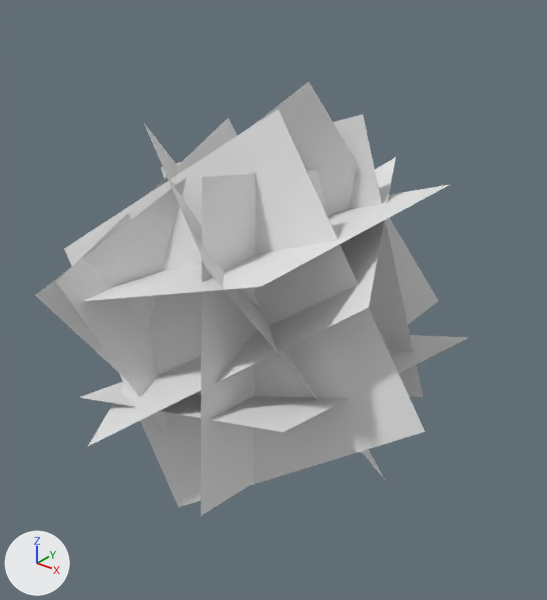
An edit to the OBJ model assets/mcme/models/block/apple_leaves.obj, drawn before and after from the same camera.
Both versions are drawn from a 50 mm lens placed at (2.79, -3.31, 2.2), pointed at (0.55, -0.51, 0.46). Lighting does not change. The marker at lower left points along +X, +Y and +Z. Where no turn or scale is listed for an object, it has been applied to the vertices. Vertices at the same position are counted once.

Objects in the first picture: 'bottom', 'east', 'east.001', 'north', 'south', 'south.001', 'top', 'west', 'west.001'.
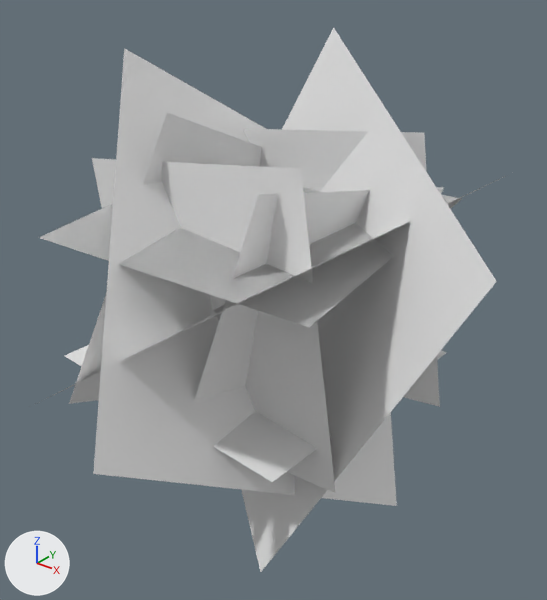
Boxes (x1, y1, x2, y2) around the edits, measured in the pictures (547 x 600 px):
'bottom', reshaped: before (64, 109, 425, 507); after (65, 345, 447, 482)
'diagonal_1', added: after (93, 48, 397, 506)
'diagonal_2', added: after (242, 28, 497, 572)
'west', reshaped: before (201, 170, 328, 516); after (92, 158, 336, 493)
'top', reshaped: before (161, 114, 423, 397); after (39, 187, 462, 327)
'south.001', deleted: before (35, 82, 438, 380)
'south', reshaped: before (80, 335, 469, 432); after (195, 187, 444, 400)
'east', reshaped: before (56, 118, 237, 439); after (243, 129, 440, 407)
'north', reshaped: before (67, 185, 449, 303); after (69, 113, 261, 404)
'east.001', reshaped: before (88, 157, 396, 446); after (48, 175, 507, 398)
'top.001', added: after (41, 187, 460, 327)
'west.001', deleted: before (144, 123, 384, 478)

What changed in the scene script:
```text
Change me_bottom:
    where me_bottom.from_pydata(...)  # 4 vertices, 1 face; spans x -0.44..1.64, y -1.18..-0.74, z -0.53..1.52
    me_bottom part 1
    me_bottom.vertices[0].co: (0.76, -0.74, 1.52) -> (-0.33, -1.23, 0.13)  # pixel (278, 108) -> pixel (63, 355)
    me_bottom.vertices[1].co: (1.64, -0.86, 0.31) -> (1.17, -1.29, 0.07)  # pixel (425, 431) -> pixel (272, 482)
    me_bottom.vertices[2].co: (0.44, -1.18, -0.53) -> (1.23, 0.21, 0.06)  # pixel (178, 507) -> pixel (447, 352)
    me_bottom.vertices[3].co: (-0.44, -1.06, 0.68) -> (-0.27, 0.27, 0.12)  # pixel (64, 248) -> not seen
Change me_east:
    where me_east.from_pydata(...)  # 4 vertices, 1 face; spans x -0.14..0.48, y -1.48..0.44, z -0.58..1.25
    verts and faces of me_east; kept vertices keep their numbers, new ones are numbered from 4
    me_east part 3
    add delete_vertices([*range(0, 4)])  # with the faces that use them
    add verts[4] = (1.14, -0.13, 1.36)  # pixel (424, 132)
    add verts[5] = (-0.35, -0.15, 1.17)
    add verts[6] = (-0.16, -0.05, -0.31)
    add verts[7] = (1.33, -0.04, -0.12)  # pixel (439, 406)
    add faces += [(4, 7, 6, 5)]
Change me_east_001:
    where me_east_001.from_pydata(...)  # 4 vertices, 1 face; spans x -0.55..1.41, y -1.51..0.44, z -0.06..1.04
    verts and faces of me_east_001; kept vertices keep their numbers, new ones are numbered from 4
    me_east_001 part 2
    add delete_vertices([*range(0, 4)])  # with the faces that use them
    add verts[4] = (-0.5, -1.41, -0.19)
    add verts[5] = (1.19, -1.64, 1.03)  # pixel (214, 314)
    add verts[6] = (1.41, 0.45, 1.11)
    add verts[7] = (-0.28, 0.67, -0.1)
    add faces += [(4, 7, 6, 5)]
Change me_north:
    where me_north.from_pydata(...)  # 4 vertices, 1 face; spans x -0.23..1.19, y -1.38..0.12, z 0.53..1.06
    verts and faces of me_north; kept vertices keep their numbers, new ones are numbered from 4
    me_north part 4
    add delete_vertices([*range(0, 4)])  # with the faces that use them
    add verts[4] = (0.13, 0.51, 0.86)
    add verts[5] = (0.21, -0.87, 1.45)  # pixel (166, 112)
    add verts[6] = (0.01, -1.47, 0.09)  # pixel (68, 403)
    add verts[7] = (-0.07, -0.09, -0.5)
    add faces += [(4, 7, 6, 5)]
Change me_south:
    where me_south.from_pydata(...)  # 4 vertices, 1 face; spans x -0.17..1.37, y -1.33..0.21, z -0.21..0.4
    verts and faces of me_south; kept vertices keep their numbers, new ones are numbered from 4
    me_south part 5
    add delete_vertices([*range(0, 4)])  # with the faces that use them
    add verts[4] = (0.92, -1.07, 1.25)  # pixel (258, 194)
    add verts[5] = (1.02, 0.39, 0.95)  # pixel (444, 187)
    add verts[6] = (0.68, 0.11, -0.49)
    add verts[7] = (0.58, -1.35, -0.18)  # pixel (169, 481)
    add faces += [(4, 7, 6, 5)]
Change me_top:
    where me_top.from_pydata(...)  # 4 vertices, 1 face; spans x -0.63..1.29, y -0.22..-0.09, z -0.52..1.39
    verts and faces of me_top; kept vertices keep their numbers, new ones are numbered from 4
    me_top part 6
    add delete_vertices([*range(0, 4)])  # with the faces that use them
    add verts[4] = (-0.29, 0.11, 1.0)
    add verts[5] = (1.2, 0.23, 0.96)  # pixel (462, 198)
    add verts[6] = (1.32, -1.26, 0.86)  # pixel (309, 327)
    add verts[7] = (-0.17, -1.38, 0.9)  # pixel (38, 237)
    add faces += [(4, 7, 6, 5)]
Change me_west:
    where me_west.from_pydata(...)  # 4 vertices, 1 face; spans x 0.62..0.89, y -1.45..0.3, z -0.45..1.31
    verts and faces of me_west; kept vertices keep their numbers, new ones are numbered from 4
    me_west part 7
    add delete_vertices([*range(0, 4)])  # with the faces that use them
    add verts[4] = (-0.18, -0.85, -0.36)
    add verts[5] = (-0.42, -0.83, 1.12)  # pixel (91, 158)
    add verts[6] = (1.05, -0.97, 1.36)  # pixel (300, 168)
    add verts[7] = (1.29, -0.98, -0.12)  # pixel (335, 493)
    add faces += [(4, 7, 6, 5)]
Add me_top_001:
    me_top_001.from_pydata([(-0.29, 0.11, 1.0), (1.2, 0.23, 0.96), (1.32, -1.26, 0.86), (-0.17, -1.38, 0.9)], [], [(0, 1, 2, 3)])
    me_top_001.materials.append(mat_m_ac3d92fe_f5b1_a3a3_7d87_db428bb26680)  # its picture is missing
Add me_diagonal_2:
    me_diagonal_2.from_pydata([(0.27, 0.37, 1.72), (1.85, -0.84, 1.06), (0.9, -1.06, -0.8), (-0.68, 0.15, -0.13)], [], [(2, 1, 0, 3)])
    me_diagonal_2.materials.append(mat_m_ac3d92fe_f5b1_a3a3_7d87_db428bb26680)  # its picture is missing
Add me_diagonal_1:
    me_diagonal_1.from_pydata([(-0.19, -0.75, 1.69), (0.75, -1.89, 0.29), (1.21, -0.21, -0.76), (0.28, 0.93, 0.64)], [], [(2, 1, 0, 3)])
    me_diagonal_1.materials.append(mat_m_ac3d92fe_f5b1_a3a3_7d87_db428bb26680)  # its picture is missing
Remove ob_south_001:
    ob_south_001 = bpy.data.objects.new('south.001', me_south_001)
Remove ob_west_001:
    ob_west_001 = bpy.data.objects.new('west.001', me_west_001)
Add ob_top_001:
    ob_top_001 = bpy.data.objects.new('top.001', me_top_001)
    ob_top_001.location = (0.0, 0.0, 0.0)
Add ob_diagonal_2:
    ob_diagonal_2 = bpy.data.objects.new('diagonal_2', me_diagonal_2)
    ob_diagonal_2.location = (0.0, 0.0, 0.0)
Add ob_diagonal_1:
    ob_diagonal_1 = bpy.data.objects.new('diagonal_1', me_diagonal_1)
    ob_diagonal_1.location = (0.0, 0.0, 0.0)
```
